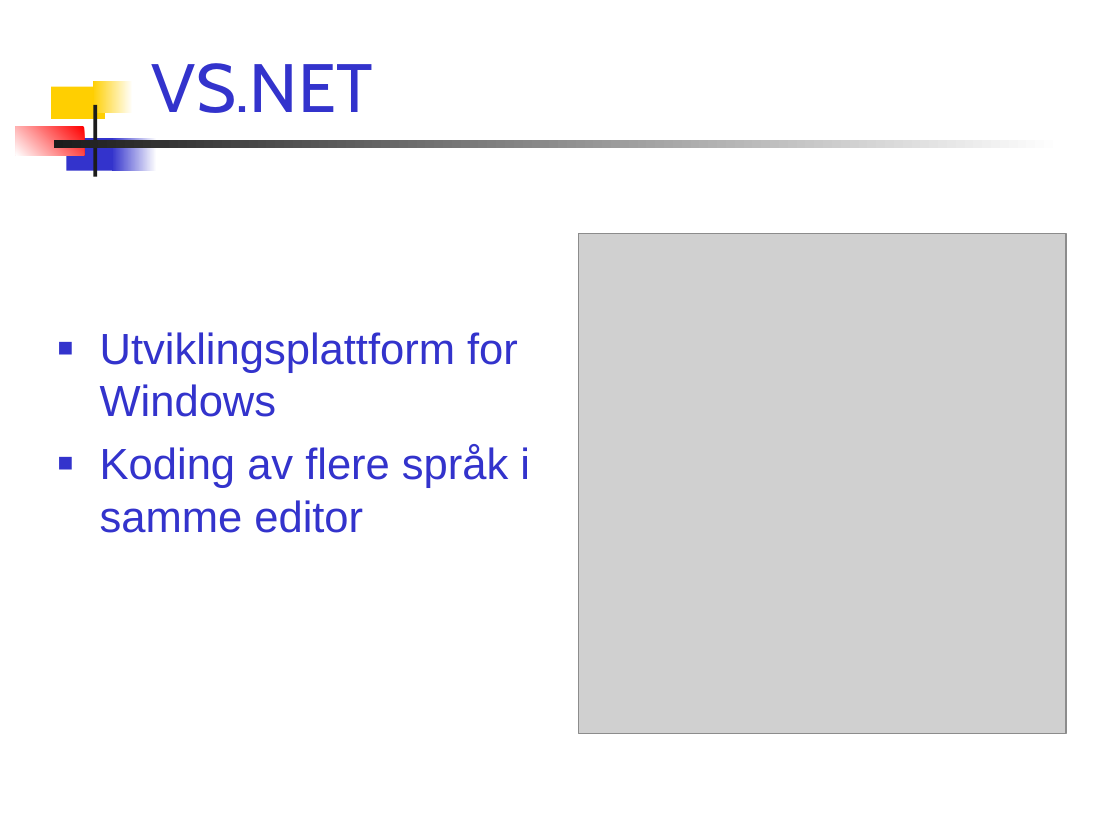
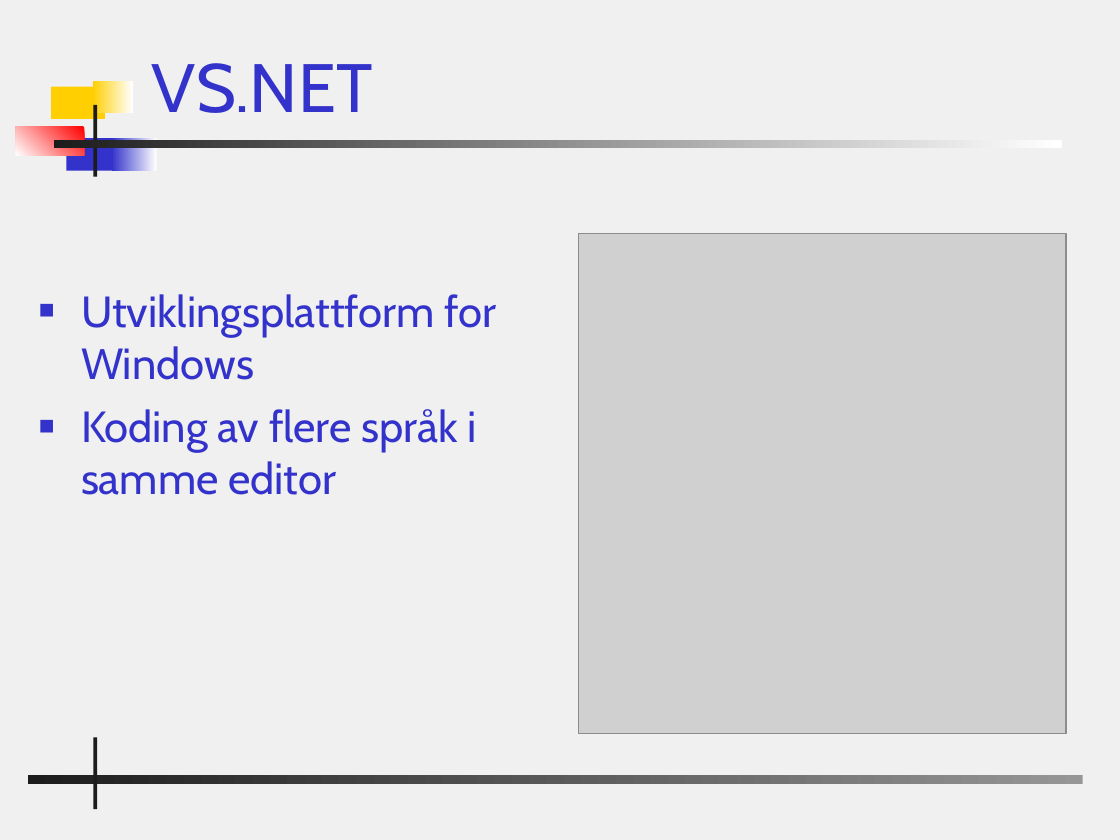
Before and after one commit to AnkhSVN/AnkhSVN, a slide deck: slide 7 of doc/powerpoint/Subversion_addin_for_VS.NET.ppt. Drawn at 1120x840 pixels with LibreOffice and Linux fonts; fonts in the diff are those of the drawing; grey boxes stand for pictures; background and template pictures are left out. Boxes give left, top, right and bottom in pixels: in the first picture for what was removed or moved away, otherwise in the second. Text is boxed around its words. In the diff, an @@ line names an element or a change of style, - is before the commit and + after.

Commit message:
Changed bg and some text.

```diff
--- a/doc/powerpoint/Subversion_addin_for_VS.NET.ppt
+++ b/doc/powerpoint/Subversion_addin_for_VS.NET.ppt
@@ background #FFFFFF to #F0F0F0 @@
@@ text "Utviklingsplattform for Windows": place and size @@
-text "Utviklingsplattform for Windows" at <box>100,332,530,533</box>
+text "Utviklingsplattform for Windows" at <box>81,294,497,495</box>
@@ text "Utviklingsplattform for Windows" at <box>81,294,497,495</box>: font Arial to Cabin @@
@@ rectangle added at <box>93,737,96,809</box>, fill #1C1C1C @@
@@ rectangle added at <box>28,775,1083,784</box>, fill gradient #969696 to #1C1C1C @@
```
Also in this commit, not shown: 21 other slides changed, 2 slides added, 1 slide removed.
